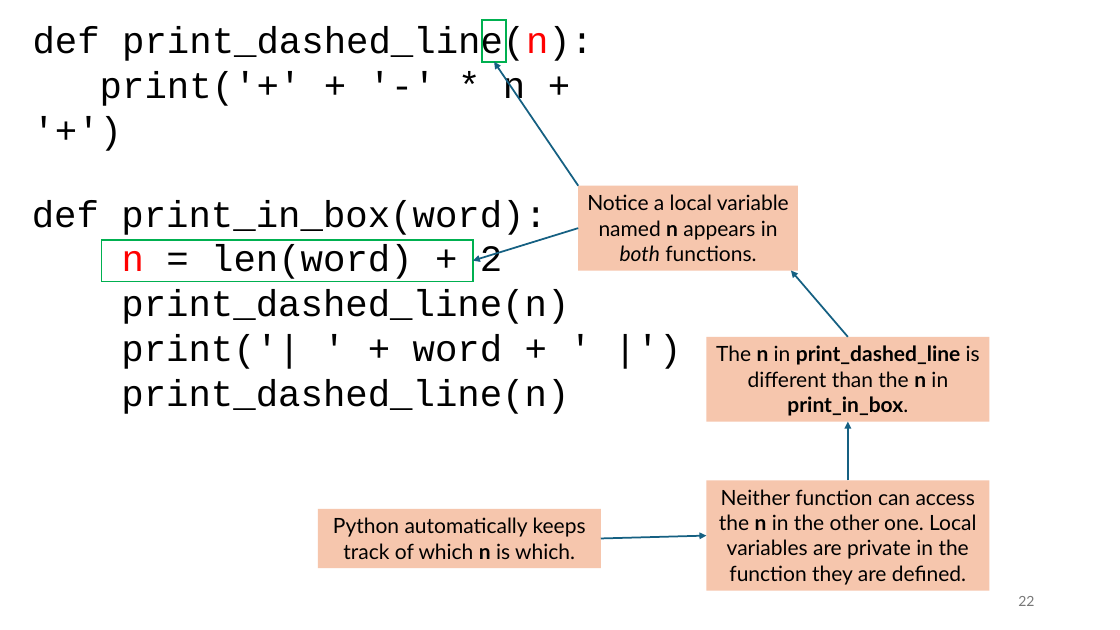
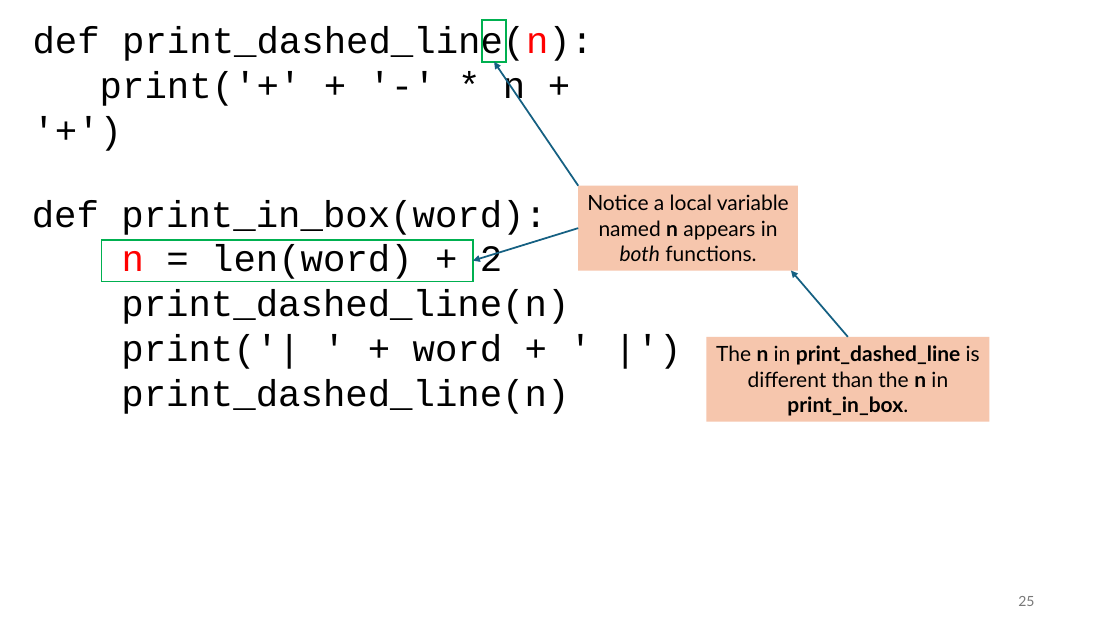
Before and after one commit to tjd1234/cmpt120fall2024, a slide deck: slide 25 of lecture_notes/chapter3/chapter3.pptx (slide 22 before the commit). Drawn at 1120x630 pixels with LibreOffice and Linux fonts; fonts in the diff are those of the drawing. Boxes give left, top, right and bottom in pixels: in the first picture for what was removed or moved away, otherwise in the second. Text is boxed around its words. In the diff, an @@ line names an element or a change of style, - is before the commit and + after.

```diff
--- a/lecture_notes/chapter3/chapter3.pptx
+++ b/lecture_notes/chapter3/chapter3.pptx
@@ arrow removed from (848, 481) to (848, 422) @@
@@ rectangle removed at (318, 509, 601, 569) @@
-Python automatically keeps track of which n is which.
@@ rectangle removed at (707, 481, 990, 591) @@
-Neither function can access the n in the other one. Local variables are private in the function they are defined.
@@ arrow removed from (601, 539) to (707, 536) @@
@@ page number at (1018, 596, 1034, 606): text changed @@
-22
+25
```
Also in this commit, not shown: 16 other slides changed, 14 slides added, 1 slide removed, 5 other files.
